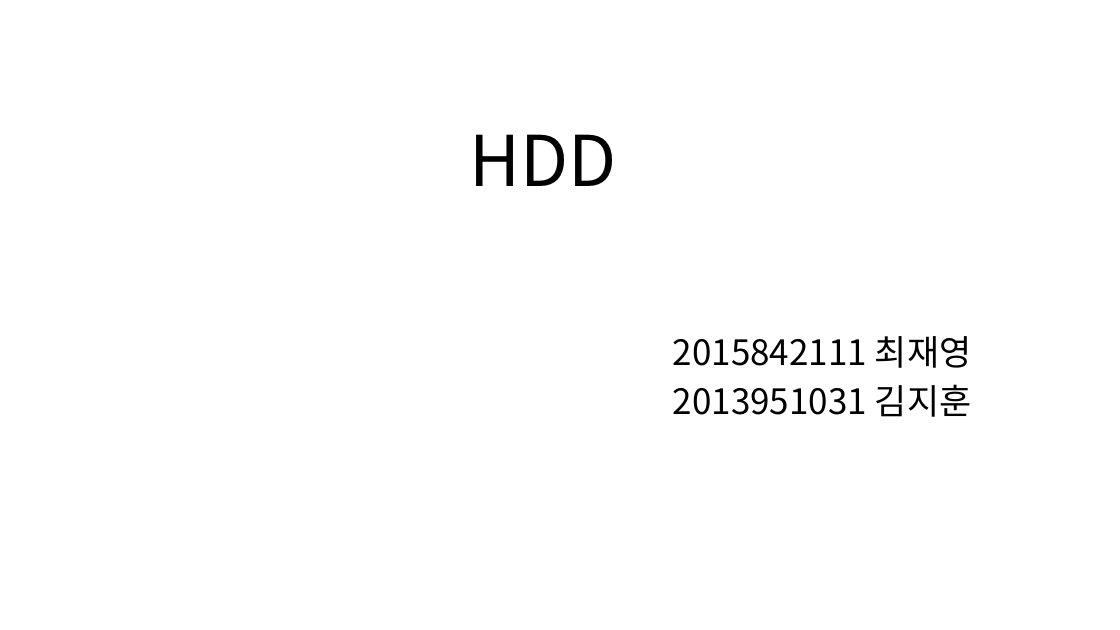
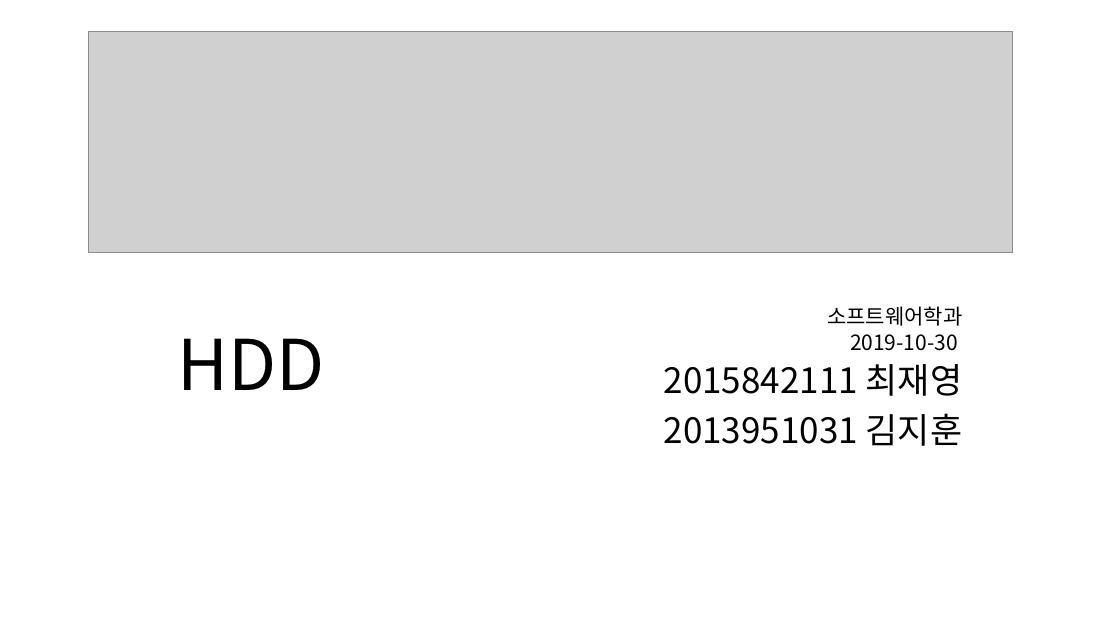
Before and after one commit to cjy2103/GameTeam, a slide deck: slide 1 of 팀빌딩.pptx. Drawn at 1120x630 pixels with LibreOffice and Linux fonts; fonts in the diff are those of the drawing; grey boxes stand for pictures. Boxes give left, top, right and bottom in pixels: in the first picture for what was removed or moved away, otherwise in the second. Text is boxed around its words. In the diff, an @@ line names an element or a change of style, - is before the commit and + after.

Commit message:
ppt

```diff
--- a/팀빌딩.pptx
+++ b/팀빌딩.pptx
@@ picture added at (89,32,1013,253) @@
@@ title "HDD": place and size @@
-title "HDD" at (469,134,616,186)
+title "HDD" at (178,338,325,390)
@@ text added at (827,306,962,351), 18 pt, text #000000 @@
+소프트웨어학과
+2019-10-30
@@ subtitle "2015842111 최재영": place and size @@
-subtitle "2015842111 최재영" at (673,336,972,417)
+subtitle "2015842111 최재영" at (664,364,963,446)
```
Also in this commit, not shown: 1 other slide changed, 2 slides added.
